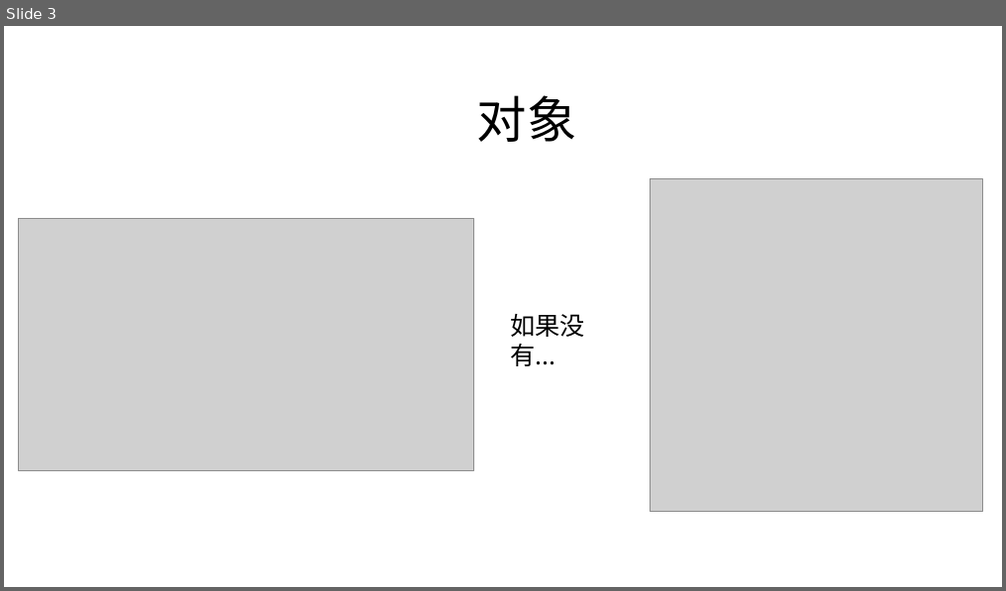
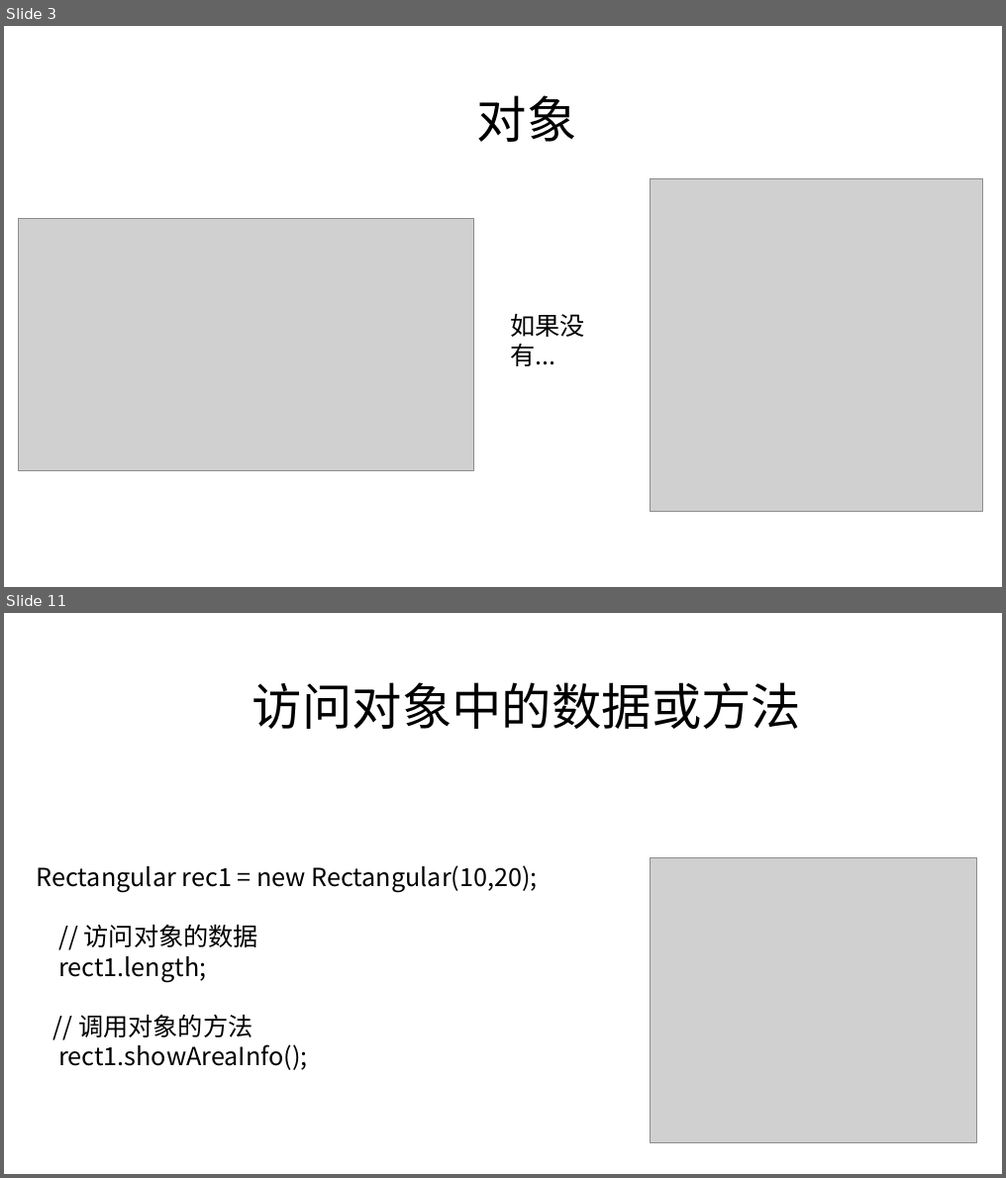
Before and after one commit to zjyesir/hmc_java_1, a slide deck: ppt/9. 对象和类.pptx. Shown one above the other, each under a label of ours: slide 3 before the commit, slides 3 and 11 after it; the slides between them are not shown. The pictures are 1006x591 and 1006x1178 pixels, drawn with LibreOffice and Linux fonts; fonts in the diff are those of the drawing; grey boxes stand for pictures; background and template pictures are left out. Boxes give left, top, right and bottom in pixels: in the first picture for what was removed or moved away, otherwise in the second. Text is boxed around its words. In the diff, an @@ line names an element or a change of style, - is before the commit and + after.

Commit message:
对象和类 ppt做完

```diff
--- a/ppt/9. 对象和类.pptx
+++ b/ppt/9. 对象和类.pptx
@@ slide 11 added at bbox=[4, 613, 1002, 1174], background picture (left out) @@
@@ text added at bbox=[252, 682, 801, 729], 48 pt, text #000000 @@
+访问对象中的数据或方法
@@ text added at bbox=[37, 865, 538, 1070], 24 pt, text #000000 @@
+Rectangular rec1 = new Rectangular(10,20);
+// 访问对象的数据
+rect1.length;
+// 调用对象的方法
+rect1.showAreaInfo();
@@ picture added at bbox=[650, 858, 977, 1143] @@
```
Also in this commit, not shown: 3 slides changed, 18 other slides added, 10 slides removed, 3 other files.
